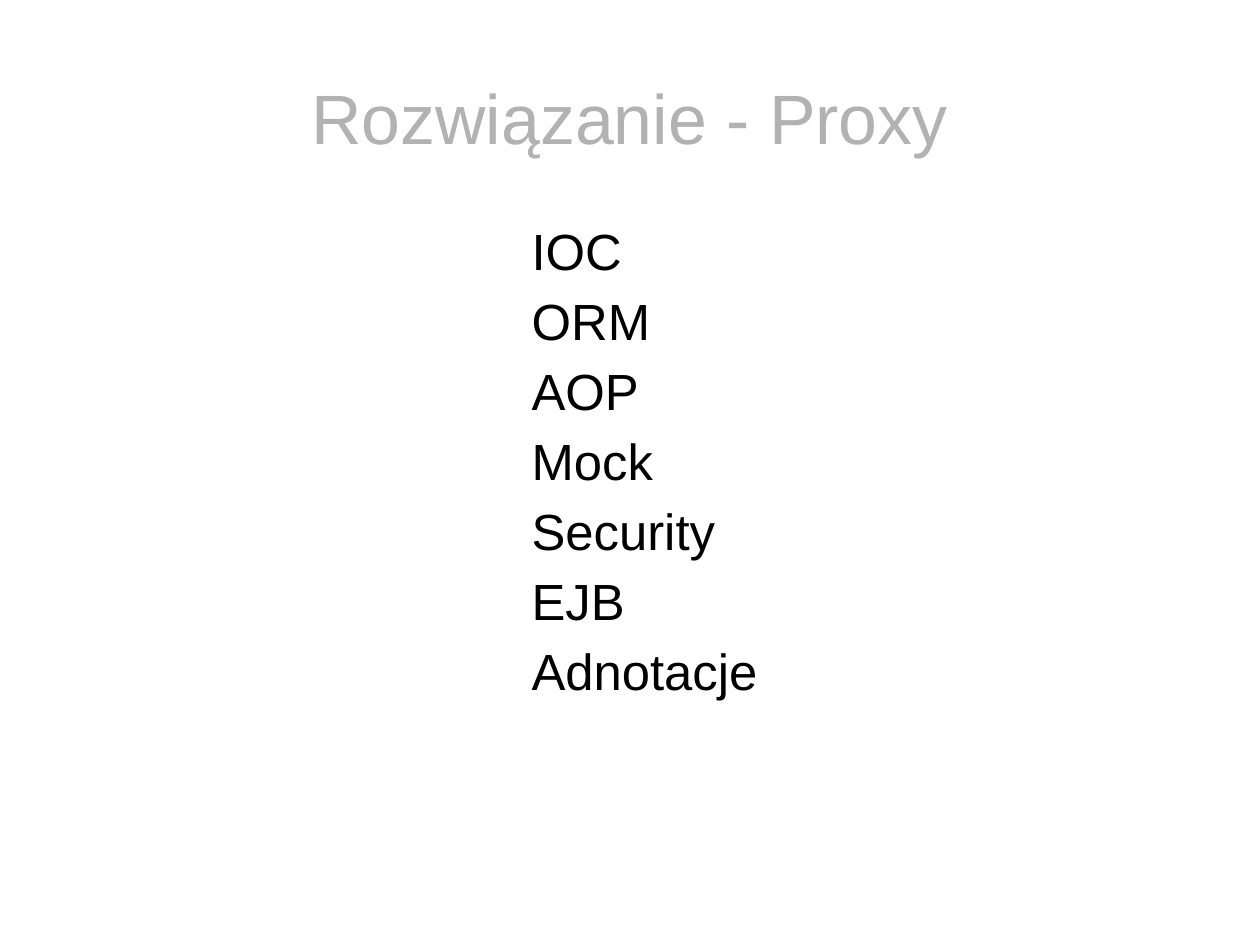
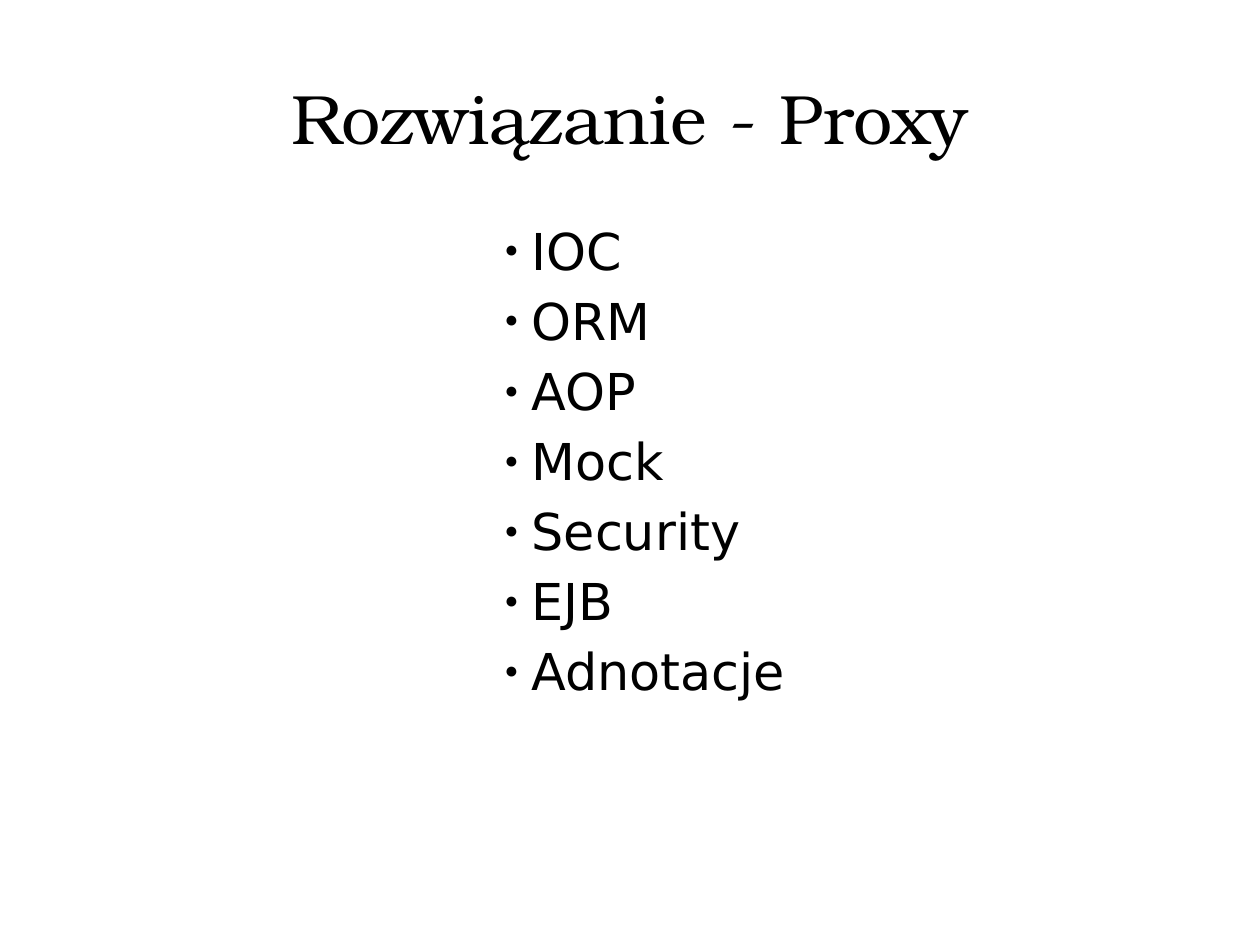
Before and after one commit to tirpitz-verus/bytebuddy-agent-presentation, a slide deck: slide 7 of slides.odp (slide 6 before the commit). Drawn at 1260x945 pixels with LibreOffice and Linux fonts; fonts in the diff are those of the drawing. Boxes give left, top, right and bottom in pixels: in the first picture for what was removed or moved away, otherwise in the second. Text is boxed around its words. In the diff, an @@ line names an element or a change of style, - is before the commit and + after.

```diff
--- a/slides.odp
+++ b/slides.odp
@@ title "Rozwiązanie - Proxy" at (291,96,968,160): font Arial to TeX Gyre Bonum, text colour #B2B2B2 to #000000 @@
@@ subtitle "IOC" at (532,232,786,701): font Arial to DejaVu Sans; bullet none to ● @@
```
Also in this commit, not shown: 11 other slides changed, 4 slides added, 3 slides removed, 1 other file.
